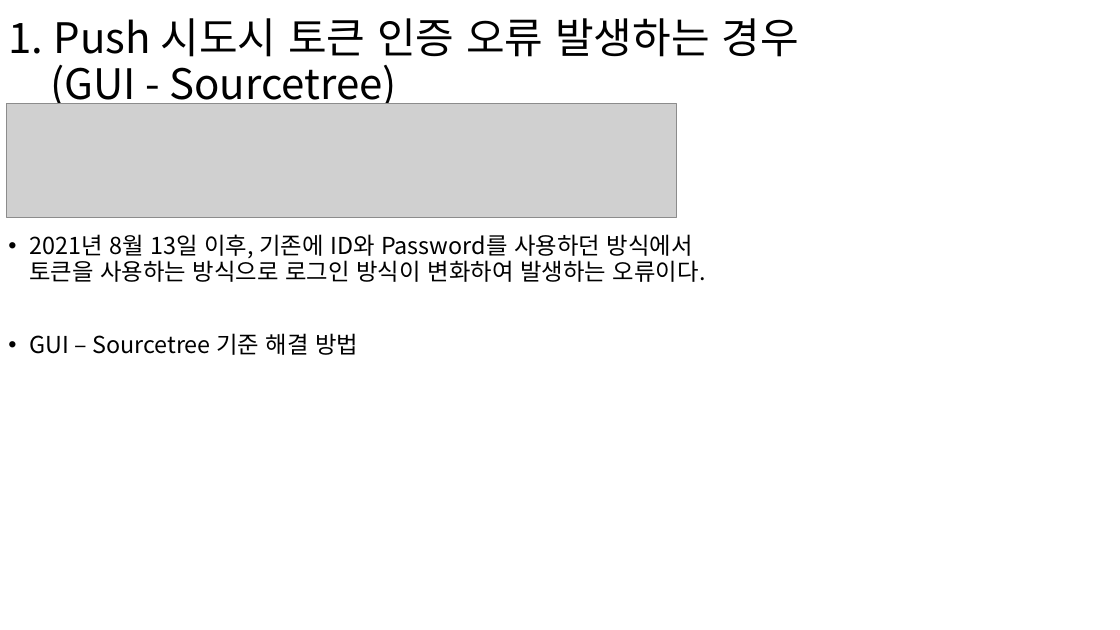
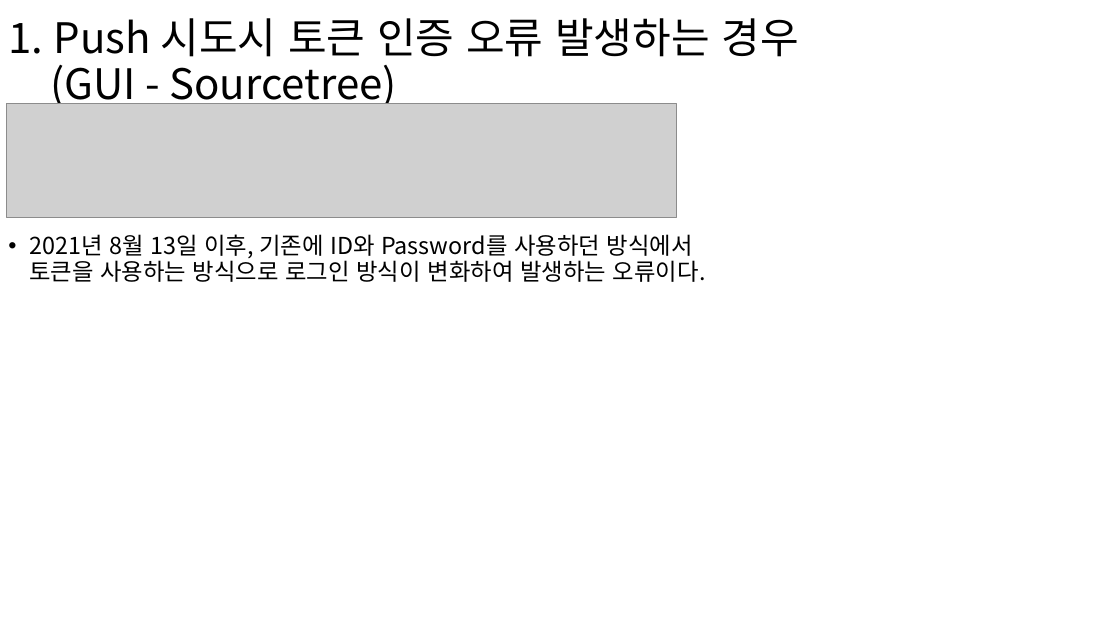
Before and after one commit to wlscks92/WTTest, a slide deck: slide 2 of Git_문제점_정리.pptx. Drawn at 1120x630 pixels with LibreOffice and Linux fonts; fonts in the diff are those of the drawing; grey boxes stand for pictures. Boxes give left, top, right and bottom in pixels: in the first picture for what was removed or moved away, otherwise in the second. Text is boxed around its words. In the diff, an @@ line names an element or a change of style, - is before the commit and + after.

Commit message:
[240423] Push 오류 문제 해결 방법 업데이트

```diff
--- a/Git_문제점_정리.pptx
+++ b/Git_문제점_정리.pptx
@@ text at (29, 333, 358, 355): paragraph removed @@
-• GUI – Sourcetree 기준 해결 방법
```
Also in this commit, not shown: 1 slide added.
